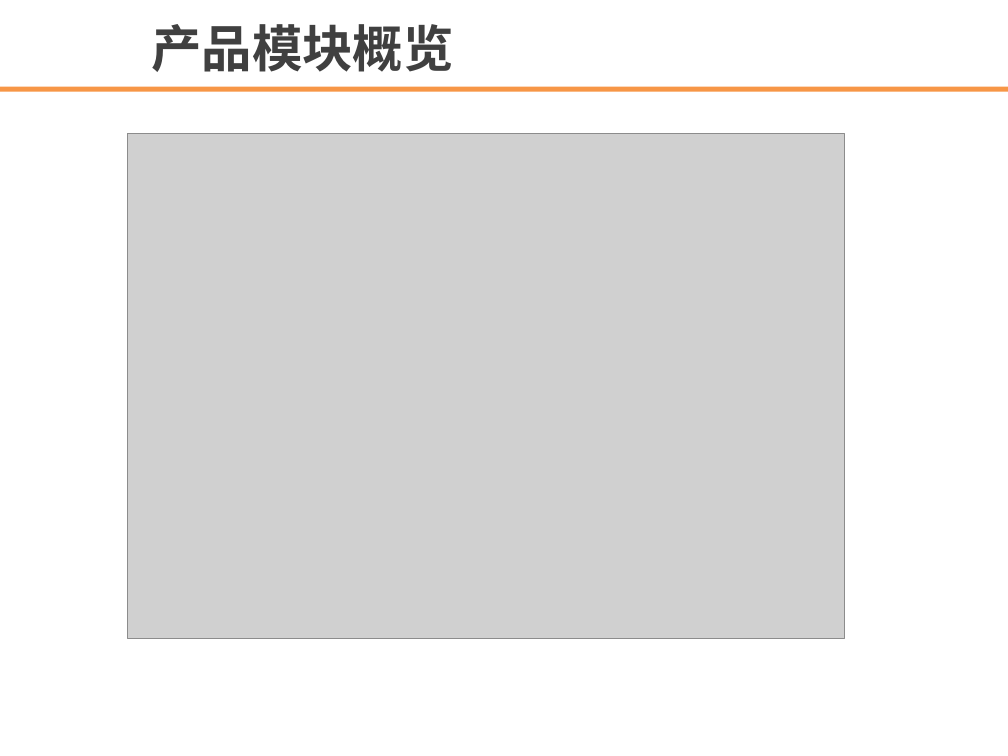
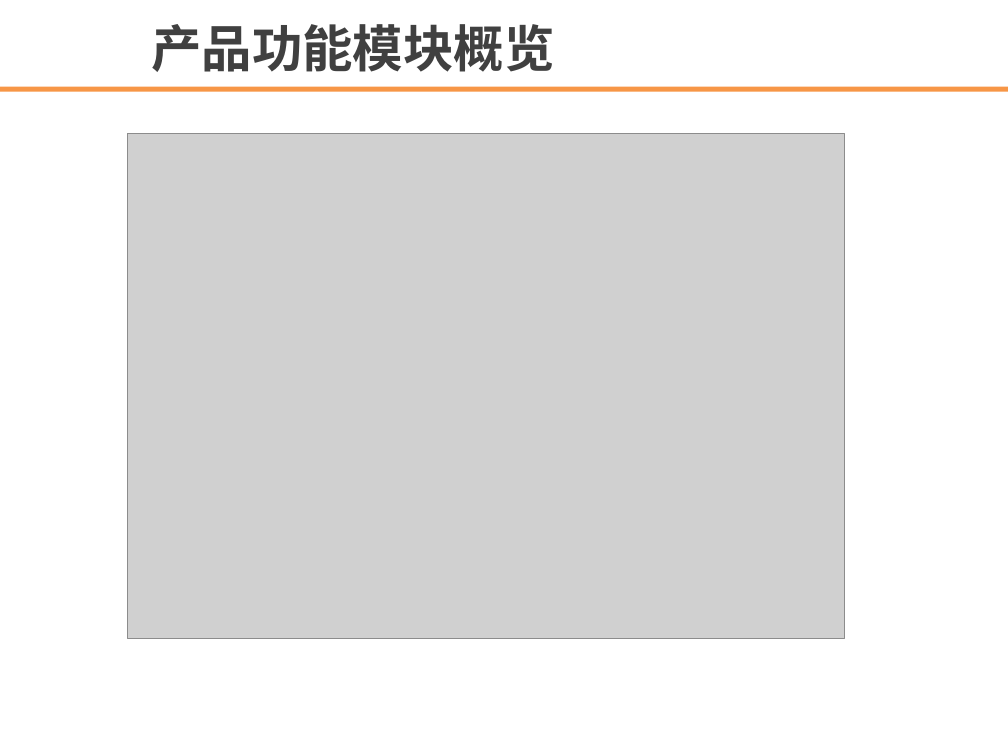
Before and after one commit to biscuit-team/CorrectNote, a slide deck: slide 5 of document/template.ppt. Drawn at 1008x756 pixels with LibreOffice and Linux fonts; fonts in the diff are those of the drawing; grey boxes stand for pictures; background and template pictures are left out. Boxes give left, top, right and bottom in pixels: in the first picture for what was removed or moved away, otherwise in the second. Text is boxed around its words. In the diff, an @@ line names an element or a change of style, - is before the commit and + after.

```diff
--- a/document/template.ppt
+++ b/document/template.ppt
@@ text at box(151, 24, 554, 72): text changed @@
-产品模块概览
+产品功能模块概览
```
Also in this commit, not shown: 1 other slide changed, 7 slides added, 14 other files.
